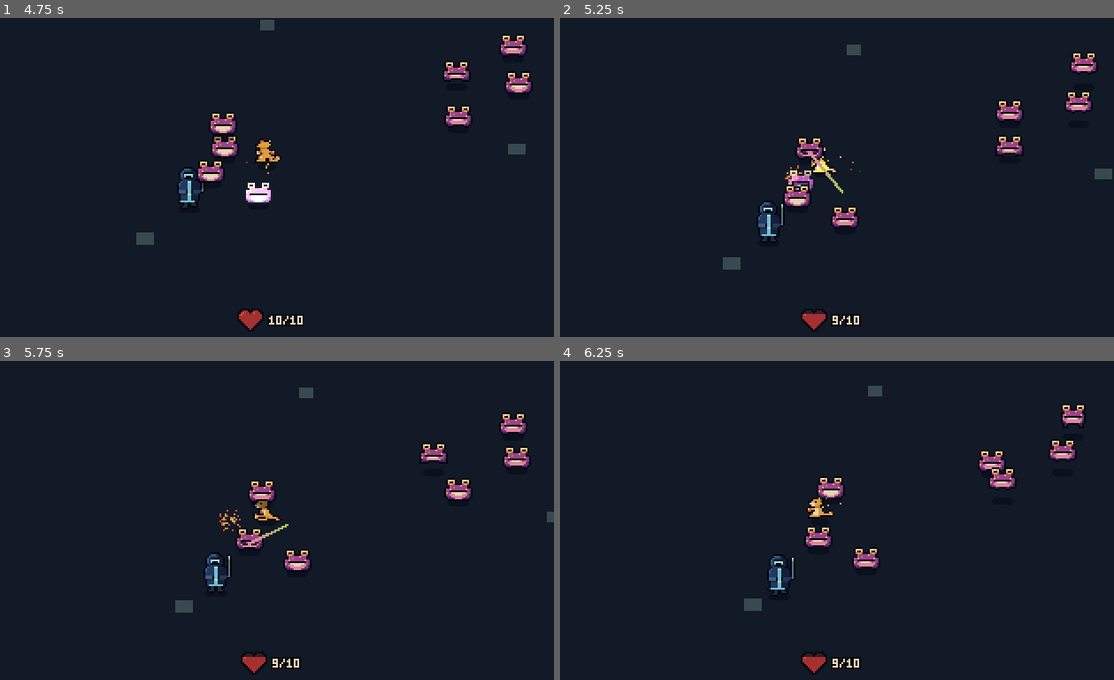
Above: before the commit, frames 1-4 (two rows, left to right).
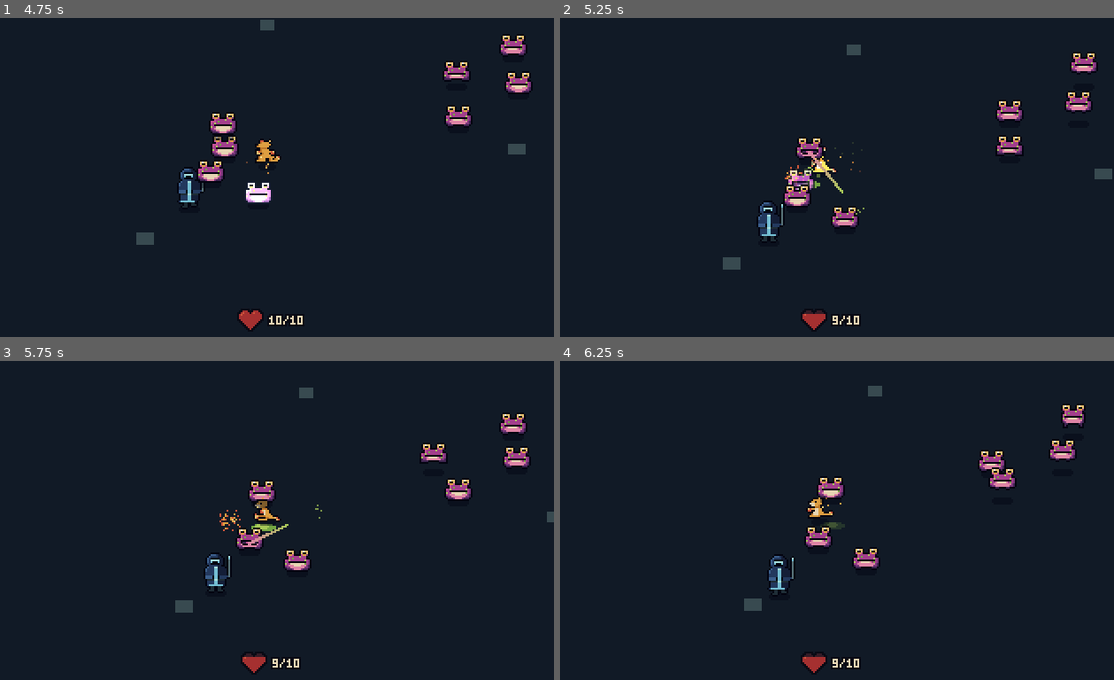
Above: after the commit, the same moments.

Repository: qmkDuran/my-own-art
Game: Godot game, scene res://scenes/main/main.tscn
Same seed, same stepped clock (60 frames per second), same inputs: the game is played once before the commit and once after it.
Inputs (mouse positions are in pixels of both pictures, inside the frame that each line leads up to):
- Up to frame 1 (4.75 s): move the mouse to (243, 241) at 0.52 s; hold W (move_up) 0.53-1.25 s; hold Right mouse button (attack) 0.53-1.25 s; click (243, 241) at 0.67 s; drag from (443, 225) to (243, 241) at 1.27 s; move the mouse to (99, 129) at 2.02 s; press the mouse at (99, 129) at 2.03 s; hold A (move_left) 2.03-2.75 s; release the mouse at (99, 129) at 2.75 s; drag from (299, 177) to (99, 129) at 2.77 s; move the mouse to (188, 97) at 3.52 s; hold S (move_down) 3.53-4.25 s; tap Space (dodge) at 3.6 s; drag from (393, 161) to (188, 97) at 4.27 s
- Up to frame 2 (5.25 s): move the mouse to (715, 193) at 5.02 s; hold W (move_up) from 5.03 s (still down); hold Right mouse button (attack) from 5.03 s (still down); click (715, 193) at 5.17 s
- Up to frame 3 (5.75 s): keep holding W (move_up); keep holding Right mouse button (attack)
- Up to frame 4 (6.25 s): release W (move_up) at 5.75 s; release Right mouse button (attack) at 5.75 s; drag from (886, 450) to (715, 536) at 5.77 s

Frame 1 is identical in both runs. In frame 2, less than 0.1% of the frame differs, in the area x 43-55%, y 38-62%; in frame 3, less than 0.1%; in frame 4, less than 0.1%.

Commit message:
Toxlop: toxic splat on death and droplets on the tongue lash
- ToxicSplat: green droplets burst out and a small goo puddle spreads,
  then fades (about 1.2s).
- The tongue flicks a few green droplets off its tip at full reach.
- DESIGN.md: visual hierarchy rule (trash mobs stay quiet; effects only
  on events; ambient auras reserved for elites).

Checked in Godot 4.7.2 and recorded a clip.

Co-Authored-By: Claude Opus 5.5 <noreply@anthropic.com>
Claude-Session: https://claude.ai/code/session_01YABBJVPWvaqtn34m5VQVCp

Diff:
--- /dev/null
+++ b/scenes/effects/toxic_splat.tscn
@@ -0,0 +1,6 @@
+[gd_scene load_steps=2 format=3]
+
+[ext_resource type="Script" path="res://scripts/effects/toxic_splat.gd" id="1_splat"]
+
+[node name="ToxicSplat" type="Node2D"]
+script = ExtResource("1_splat")
--- a/scenes/enemies/toxic_toad/toxic_toad.tscn
+++ b/scenes/enemies/toxic_toad/toxic_toad.tscn
@@ -1,10 +1,11 @@
-[gd_scene load_steps=9 format=3]
+[gd_scene load_steps=10 format=3]
 
 [ext_resource type="Script" path="res://scripts/enemies/toad.gd" id="1_toad"]
 [ext_resource type="Script" path="res://scripts/animation/single_view_animator.gd" id="2_animator"]
 [ext_resource type="Script" path="res://scripts/enemies/toad_tongue.gd" id="3_tongue"]
 [ext_resource type="Script" path="res://scripts/components/health.gd" id="4_health"]
 [ext_resource type="Script" path="res://scripts/effects/hit_flash.gd" id="5_flash"]
+[ext_resource type="PackedScene" path="res://scenes/effects/toxic_splat.tscn" id="6_splat"]
 
 [sub_resource type="CircleShape2D" id="CircleShape2D_body"]
 radius = 5.0
@@ -21,6 +22,7 @@
 z_index = 1
 motion_mode = 1
 script = ExtResource("1_toad")
+death_splat_scene = ExtResource("6_splat")
 
 [node name="Shadow" type="Polygon2D" parent="."]
 color = Color(0.0352941, 0.0392157, 0.0784314, 0.45)
--- /dev/null
+++ b/scripts/effects/toxic_splat.gd
@@ -0,0 +1,66 @@
+class_name ToxicSplat
+extends Node2D
+## A toad bursting into toxic goo: droplets fly out and a small puddle fades on the ground.
+##
+## Spawn it where the toad died and call play(). It removes itself when done.
+
+@export var droplet_count: int = 14
+## How long the puddle stays before it has fully faded, in seconds.
+@export var puddle_time: float = 1.2
+## Puddle size in pixels (width, height); it's a flat ellipse on the ground.
+@export var puddle_size: Vector2 = Vector2(14, 5)
+@export var dark_goo: Color = Color(0.459, 0.655, 0.263)
+@export var light_goo: Color = Color(0.659, 0.792, 0.345)
+
+var _elapsed: float = 0.0
+
+
+func play() -> void:
+	_burst_droplets()
+	var fade := create_tween()
+	fade.tween_interval(puddle_time * 0.5)
+	fade.tween_property(self, "modulate:a", 0.0, puddle_time * 0.5)
+	fade.tween_callback(queue_free)
+
+
+func _process(delta: float) -> void:
+	_elapsed += delta
+	queue_redraw()
+
+
+## The puddle spreads out quickly, then stays while it fades.
+func _draw() -> void:
+	var spread := clampf(_elapsed / 0.15, 0.0, 1.0)
+	var size := puddle_size * (0.4 + 0.6 * spread)
+	_draw_ellipse(Vector2.ZERO, size, dark_goo)
+	_draw_ellipse(Vector2(-1, -0.5), size * 0.55, light_goo)
+
+
+func _draw_ellipse(centre: Vector2, size: Vector2, color: Color) -> void:
+	var points := PackedVector2Array()
+	for step in 16:
+		var angle := TAU * step / 16.0
+		points.append(centre + Vector2(cos(angle) * size.x / 2.0, sin(angle) * size.y / 2.0))
+	draw_colored_polygon(points, color)
+
+
+func _burst_droplets() -> void:
+	var droplets := CPUParticles2D.new()
+	droplets.position = Vector2(0, -5)
+	droplets.one_shot = true
+	droplets.explosiveness = 1.0
+	droplets.amount = droplet_count
+	droplets.lifetime = 0.45
+	droplets.direction = Vector2.UP
+	droplets.spread = 80.0
+	droplets.initial_velocity_min = 30.0
+	droplets.initial_velocity_max = 65.0
+	droplets.gravity = Vector2(0, 220)
+	droplets.scale_amount_min = 1.0
+	droplets.scale_amount_max = 2.0
+	var ramp := Gradient.new()
+	ramp.colors = PackedColorArray([light_goo, dark_goo, Color(dark_goo, 0.0)])
+	ramp.offsets = PackedFloat32Array([0.0, 0.7, 1.0])
+	droplets.color_ramp = ramp
+	add_child(droplets)
+	droplets.emitting = true
--- a/scripts/enemies/toad.gd
+++ b/scripts/enemies/toad.gd
@@ -51,6 +51,8 @@
 @export var knockback_friction: float = 600.0
 ## Seconds to fade out after dying.
 @export var death_fade_time: float = 0.3
+## The toxic goo burst shown when it dies.
+@export var death_splat_scene: PackedScene
 
 var _state: State = State.RESTING
 var _time_in_state: float = 0.0
@@ -191,6 +193,7 @@
 
 
 func _on_died() -> void:
+	_spawn_death_splat()
 	_enter(State.DYING, death_fade_time)
 	remove_from_group("enemies")
 	collision_shape.set_deferred("disabled", true)
@@ -211,6 +214,15 @@
 		hit_flash.flash(glint_color)
 
 
+func _spawn_death_splat() -> void:
+	if death_splat_scene == null:
+		return
+	var splat: ToxicSplat = death_splat_scene.instantiate()
+	get_parent().add_child(splat)
+	splat.global_position = global_position
+	splat.play()
+
+
 # --- Helpers --------------------------------------------------------------
 
 func _enter(new_state: State, length: float) -> void:
--- a/scripts/enemies/toad_tongue.gd
+++ b/scripts/enemies/toad_tongue.gd
@@ -16,6 +16,10 @@
 var _duration: float = 0.0
 var _elapsed: float = 0.0
 var _is_lashing: bool = false
+var _has_dripped: bool = false
+
+## Toxic green droplets that fly off the tip when the tongue snaps out.
+@export var droplet_color: Color = Color(0.659, 0.792, 0.345)
 
 
 func _ready() -> void:
@@ -28,6 +32,7 @@
 	_duration = duration
 	_elapsed = 0.0
 	_is_lashing = true
+	_has_dripped = false
 	visible = true
 
 
@@ -57,6 +62,9 @@
 
 	_elapsed += delta
 	points = PackedVector2Array([mouth_offset, _tip_position()])
+	if not _has_dripped and _extension() >= 1.0:
+		_has_dripped = true
+		_spray_droplets(to_global(_tip_position()))
 	if _elapsed >= _duration:
 		retract_now()
 
@@ -73,3 +81,24 @@
 	if progress < HOLD_UNTIL_SHARE:
 		return 1.0
 	return 1.0 - (progress - HOLD_UNTIL_SHARE) / (1.0 - HOLD_UNTIL_SHARE)
+
+
+## A few droplets flick off the tip at full reach. Added to the world so they don't follow the tongue.
+func _spray_droplets(at: Vector2) -> void:
+	var droplets := CPUParticles2D.new()
+	droplets.one_shot = true
+	droplets.explosiveness = 0.9
+	droplets.amount = 5
+	droplets.lifetime = 0.35
+	droplets.direction = _direction
+	droplets.spread = 50.0
+	droplets.initial_velocity_min = 20.0
+	droplets.initial_velocity_max = 45.0
+	droplets.gravity = Vector2(0, 160)
+	var ramp := Gradient.new()
+	ramp.colors = PackedColorArray([droplet_color, Color(droplet_color, 0.0)])
+	droplets.color_ramp = ramp
+	owner.get_parent().add_child(droplets)
+	droplets.global_position = at
+	droplets.emitting = true
+	get_tree().create_timer(0.6).timeout.connect(droplets.queue_free)
Not shown, added: scripts/effects/toxic_splat.gd.uid
Not shown, changed: DESIGN.md
